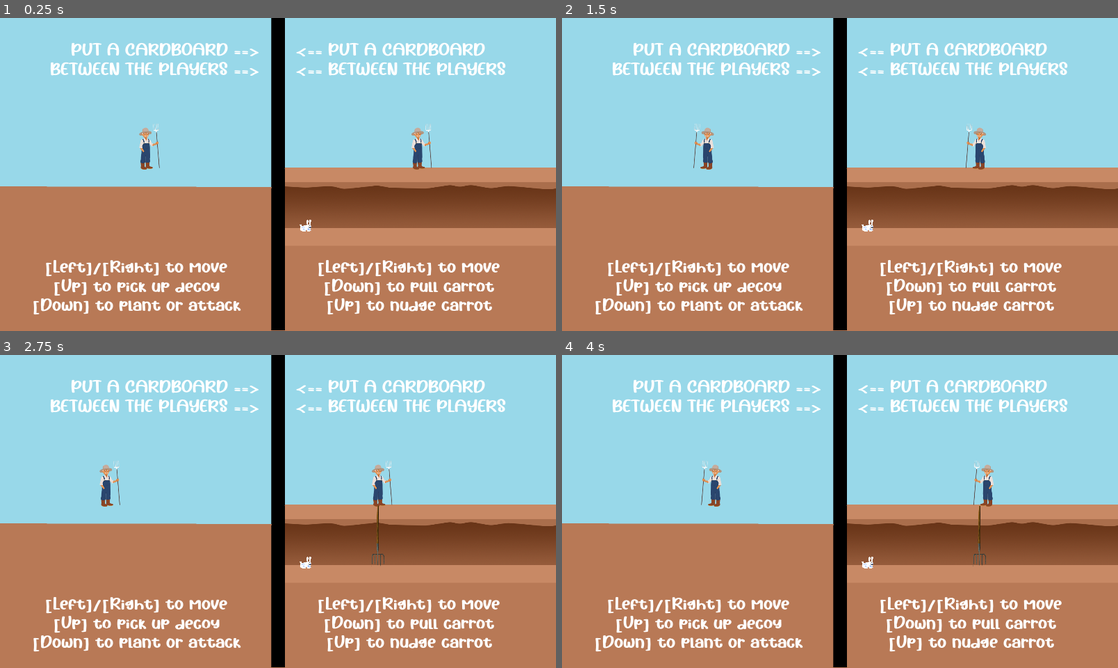
Above: before the commit, frames 1-4 (two rows, left to right).
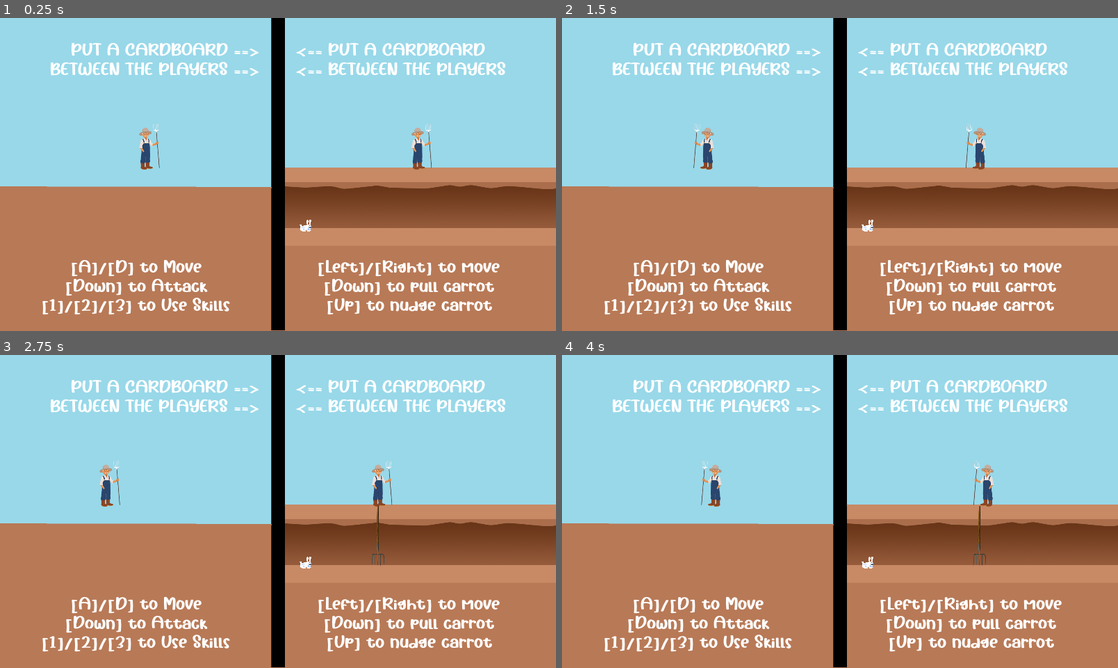
Above: after the commit, the same moments.

Repository: Brusi/ggj23
Game: Godot game, scene res://Splash.tscn
Two runs of this game, one before a commit and one after it. Both use one fixed random seed, a clock stepped at 60 frames per second and the inputs below. This scene is started directly instead of the project's main scene.
Inputs:
- Up to frame 1 (0.25 s): no input
- Up to frame 2 (1.5 s): tap Enter at 0.5 s; hold D (farmer_right) 0.53-1.28 s; hold S (farmer_pitchfork) 0.53-1.28 s; tap Space at 1.25 s; hold A (farmer_left) from 1.28 s (still down); tap S (farmer_pitchfork) at 1.35 s
- Up to frame 3 (2.75 s): release A (farmer_left) at 2.03 s; hold D (farmer_right) from 2.03 s (still down); hold S (farmer_pitchfork) from 2.03 s (still down)
- Up to frame 4 (4 s): tap Enter at 2.75 s; release S (farmer_pitchfork) at 2.78 s; tap S (farmer_pitchfork) at 2.85 s; release D (farmer_right) at 3.53 s; hold A (farmer_left) from 3.53 s (still down); hold S (farmer_pitchfork) from 3.53 s (still down)

The runs differ from the first frame. In frame 1, 2.2% of the frame differs, in the area x 6-44%, y 77-95%; in frame 2, 2.2%; in frame 3, 2.2%; in frame 4, 2.2%.
Error in both runs: Invalid get index 'position' (on base: 'null instance'). (res://Farmer.gd:44)

Commit message:
Update splash text

Diff:
--- a/project/Splash.tscn
+++ b/project/Splash.tscn
@@ -47,9 +47,9 @@
 margin_bottom = 1021.0
 rect_pivot_offset = Vector2( 294, 74 )
 theme = SubResource( 2 )
-text = "[Left]/[Right] to move
-[Up] to pick up decoy
-[Down] to plant or attack"
+text = "[A]/[D] to Move
+[Down] to Attack
+[1]/[2]/[3] to Use Skills"
 align = 1
 valign = 1
 
--- a/project/project.godot
+++ b/project/project.godot
@@ -7,16 +7,6 @@
 ;   param=value ; assign values to parameters
 
 config_version=4
-
-_global_script_classes=[ {
-"base": "Node2D",
-"class": "Rabbit",
-"language": "GDScript",
-"path": "res://Rabbit.gd"
-} ]
-_global_script_class_icons={
-"Rabbit": ""
-}
 
 [application]
 
